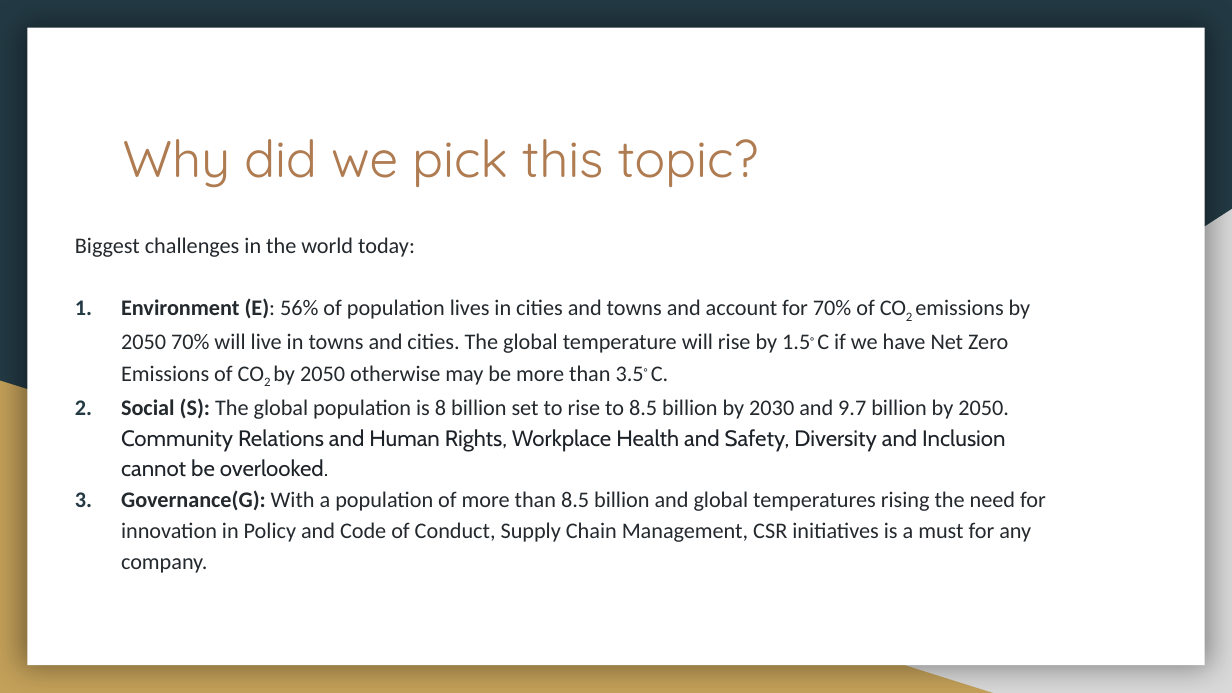
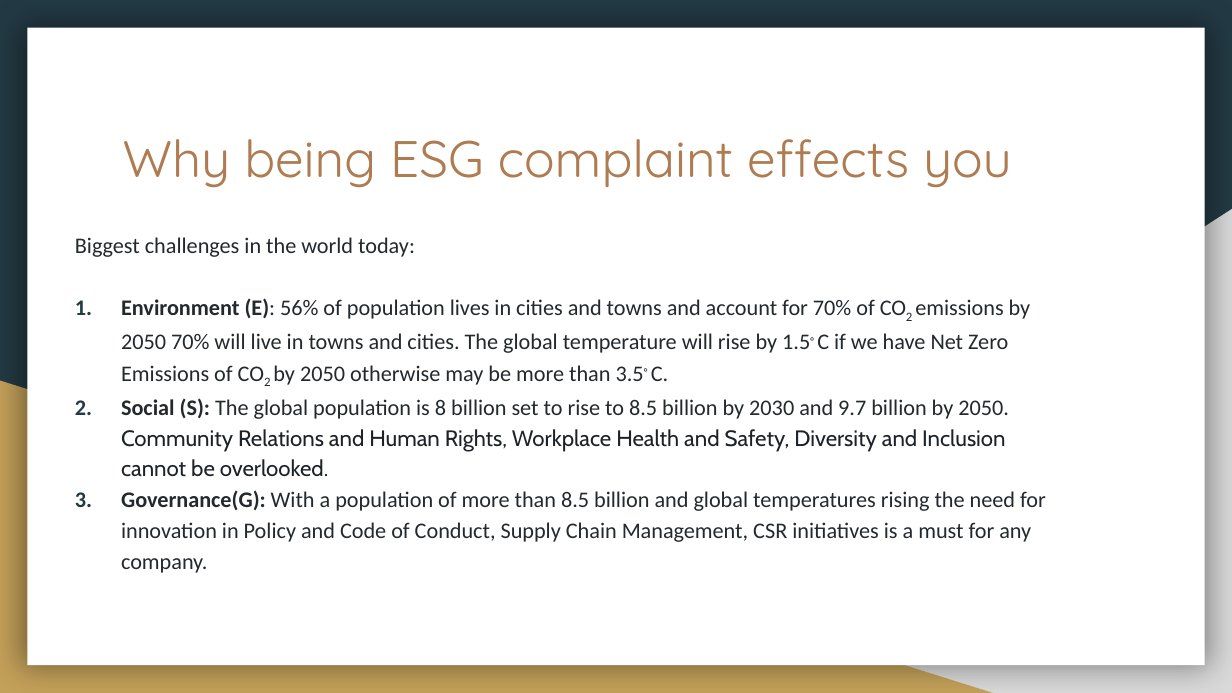
Before and after one commit to sucharita1/ESG_investing_analysis, a slide deck: slide 3 of ESG_Slides.pptx. Drawn at 1232x693 pixels with LibreOffice and Linux fonts; fonts in the diff are those of the drawing. Boxes give left, top, right and bottom in pixels: in the first picture for what was removed or moved away, otherwise in the second. Text is boxed around its words. In the diff, an @@ line names an element or a change of style, - is before the commit and + after.

```diff
--- a/ESG_Slides.pptx
+++ b/ESG_Slides.pptx
@@ title at bbox=[123, 139, 1012, 188]: text changed @@
-Why did we pick this topic?
+Why being ESG complaint effects you
```
Also in this commit, not shown: 4 other slides changed.
